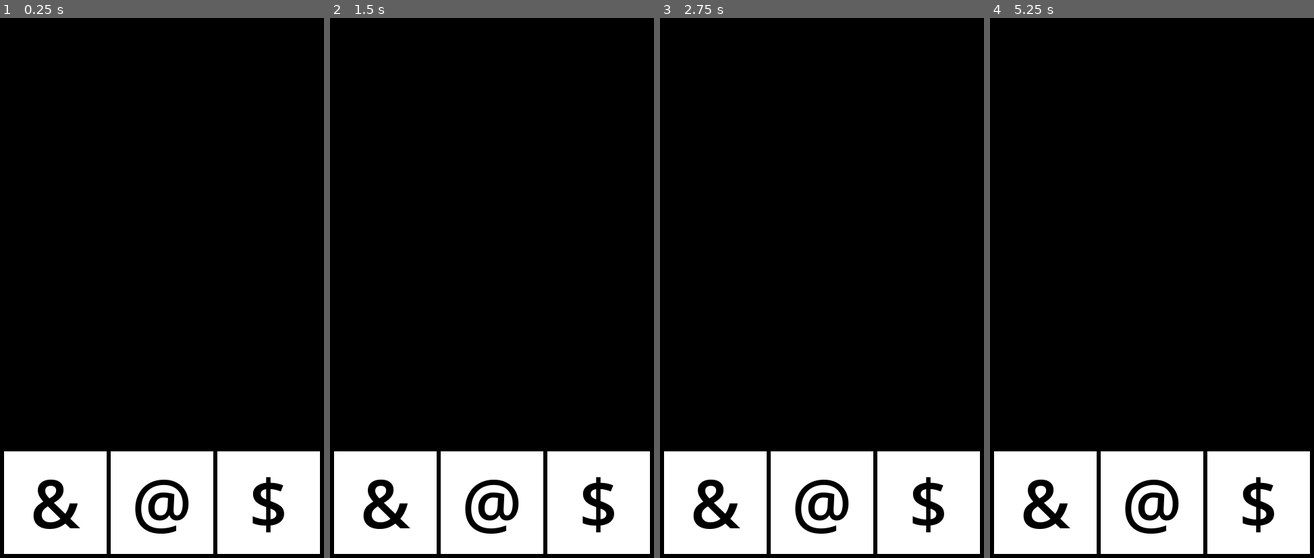
Above: before the commit, frames 1-4 (left to right).
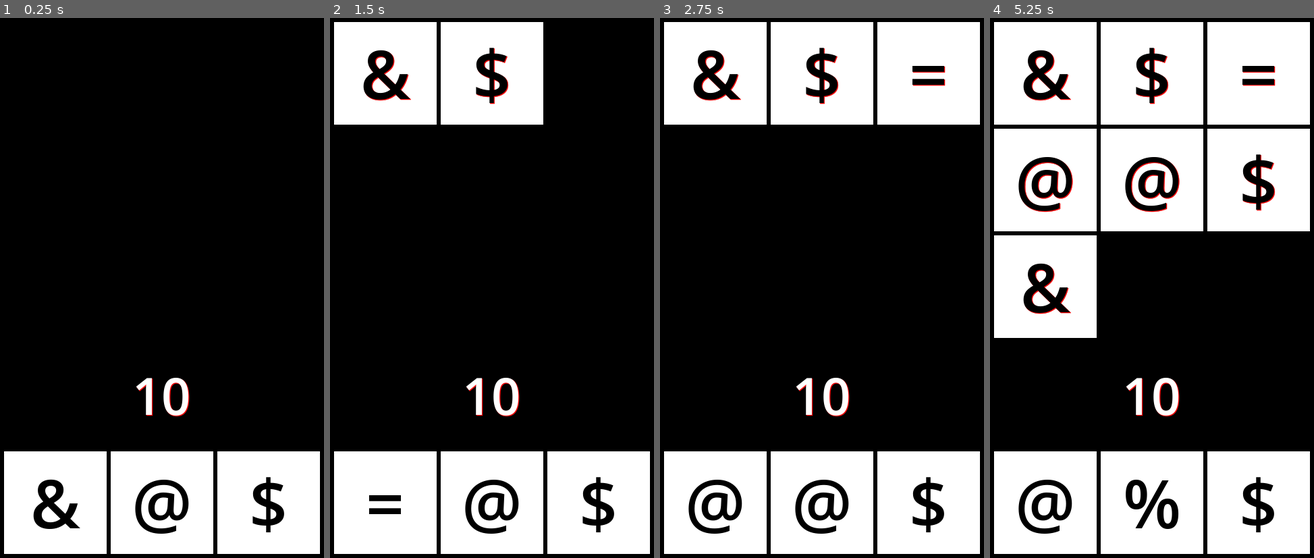
Above: after the commit, the same moments.

Repository: xsat/godot-tails
Game: Godot game, scene res://Scenes/main.tscn
Two runs of this game, one before a commit and one after it. Both use one fixed random seed, a clock stepped at 60 frames per second and the inputs below.
Inputs:
- Up to frame 1 (0.25 s): no input
- Up to frame 2 (1.5 s): click "&" at 0.5 s; click "$" at 1.25 s
- Up to frame 3 (2.75 s): click "&" (after the commit: "=") at 2 s
- Up to frame 4 (5.25 s): click "@" at 2.75 s; click "@" at 3.5 s; click "$" at 4.25 s; click "&" at 5 s

The runs differ from the first frame. In frame 1, 0.5% of the frame differs, in the area x 42-59%, y 66-74%; in frame 2, 12%; in frame 3, 18%; in frame 4, 41%, in the area x 1-99%, y 0-96%.

Commit message:
Implement show tail and score logic

Diff:
--- a/Scenes/main.gd
+++ b/Scenes/main.gd
@@ -2,7 +2,7 @@
 
 class_name Main
 
-const NONE_TAIL_POSITION: int = -1
+@onready var score: Label = $Score as Label
 
 var tail_symbols: Array[String] = ["@", "#", "$", "%", "&", "="]
 
@@ -10,7 +10,8 @@
 
 var tails: Array[Tail]
 
-var current_tail_position: int = NONE_TAIL_POSITION
+var next_tail_position: int = 0
+var game_score: int = 10
 
 func _ready() -> void:
 	tail_variants = [
@@ -21,8 +22,7 @@
 
 	for tail_variant in tail_variants:
 		tail_variant.select.connect(_on_tail_variant_select)
-
-	_regenerate_tail_variants()
+		tail_variant.text = _generate_random_symbol()
 
 	tails = [
 		$Tails/Tail1, $Tails/Tail2, $Tails/Tail3,
@@ -31,11 +31,20 @@
 	]
 
 func _on_tail_variant_select(tail_variant: TailVariant) -> void:
-	print(tail_variant.text)
+	if !tails[next_tail_position].visible:
+		tails[next_tail_position].visible = true
+	else:
+		game_score -= 1
+		score.text = "%s" % game_score
 
-func _regenerate_tail_variants() -> void:
-	for tail_variant in tail_variants:
-		tail_variant.text = _generate_random_symbol()
+	tails[next_tail_position].symbol.text = tail_variant.text
+
+	if next_tail_position >= tails.size() - 1:
+		next_tail_position = 0
+	else:
+		next_tail_position += 1
+
+	tail_variant.text = _generate_random_symbol()
 
 func _generate_random_symbol() -> String:
 	return tail_symbols.pick_random()
--- a/Scenes/main.tscn
+++ b/Scenes/main.tscn
@@ -60,6 +60,17 @@
 visible = false
 layout_mode = 2
 
+[node name="Score" type="Label" parent="."]
+offset_top = 499.0
+offset_right = 480.0
+offset_bottom = 619.0
+theme_override_colors/font_color = Color(1, 1, 1, 1)
+theme_override_colors/font_shadow_color = Color(1, 0, 0.00784314, 1)
+theme_override_font_sizes/font_size = 76
+text = "10"
+horizontal_alignment = 1
+vertical_alignment = 1
+
 [node name="Variants" type="HBoxContainer" parent="."]
 offset_left = 6.0
 offset_top = 642.0
